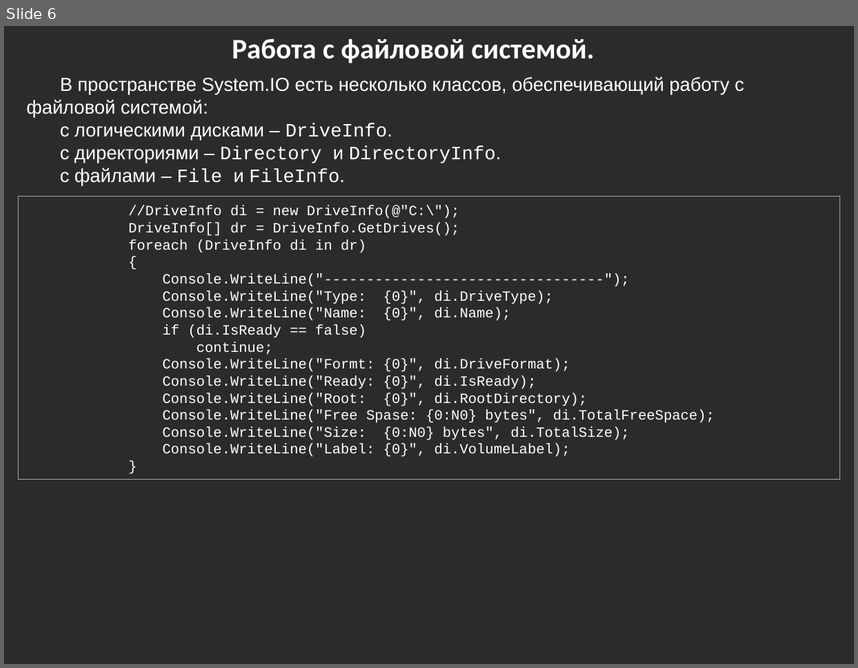
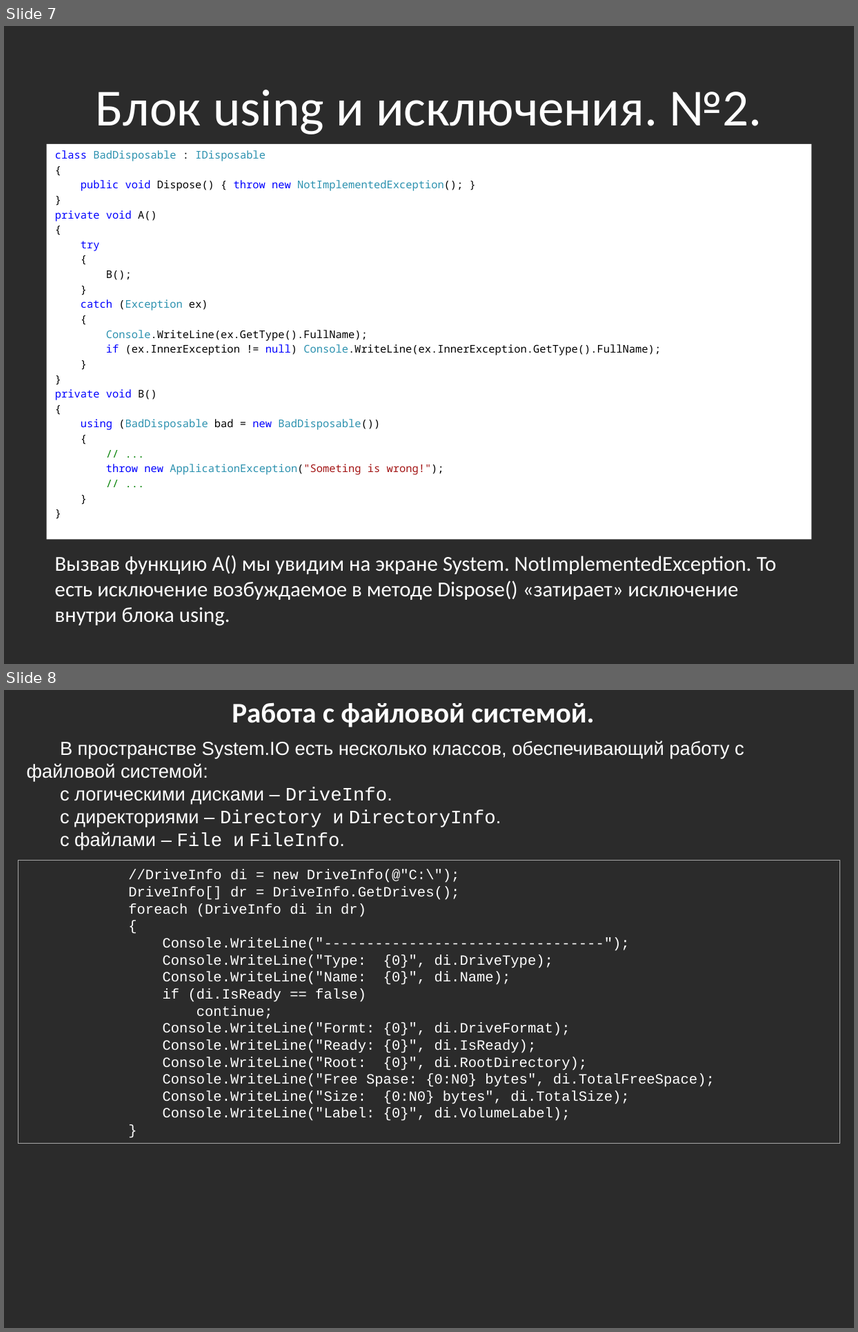
Before and after one commit to bazile/Training, a slide deck: Presentation/lesson-04-io.pptx. Shown one above the other, each under a label of ours: slide 6 before the commit, slides 7 and 8 after it. The pictures are 858x668 and 858x1332 pixels, drawn with LibreOffice and Linux fonts; fonts in the diff are those of the drawing; background and template pictures are left out; a plain dark background stands for a picture behind light text. Boxes give left, top, right and bottom in pixels: in the first picture for what was removed or moved away, otherwise in the second. Text is boxed around its words. In the diff, an @@ line names an element or a change of style, - is before the commit and + after.

```diff
--- a/Presentation/lesson-04-io.pptx
+++ b/Presentation/lesson-04-io.pptx
@@ slide 7 added at [4, 26, 854, 664], background picture (left out) @@
@@ title added at [95, 89, 762, 134], 44 pt, text #FFFFFF @@
+Блок using и исключения. №2.
@@ text added at [47, 144, 811, 539], fill #FFFFFF, 9 pt, text #000000 @@
+class BadDisposable : IDisposable
+{
+public void Dispose() { throw new NotImplementedException(); }
+}
+private void A()
+{
+try
+{
+B();
+}
+catch (Exception ex)
+{
+Console.WriteLine(ex.GetType().FullName);
+if (ex.InnerException != null) Console.WriteLine(ex.InnerException.GetType().FullName);
+}
+}
+private void B()
+{
+using (BadDisposable bad = new BadDisposable())
+{
+// ...
+throw new ApplicationException("Someting is wrong!");
+// ...
+}
+}
@@ text added at [55, 555, 776, 626], 18 pt, text #FFFFFF @@
+Вызвав функцию A() мы увидим на экране System. NotImplementedException. То есть исключение возбуждаемое в методе Dispose() «затирает» исключение внутри блока using.
@@ what was slide 6 is now slide 8 @@
```
Also in this commit, not shown: 1 other slide added, 5 other files.
